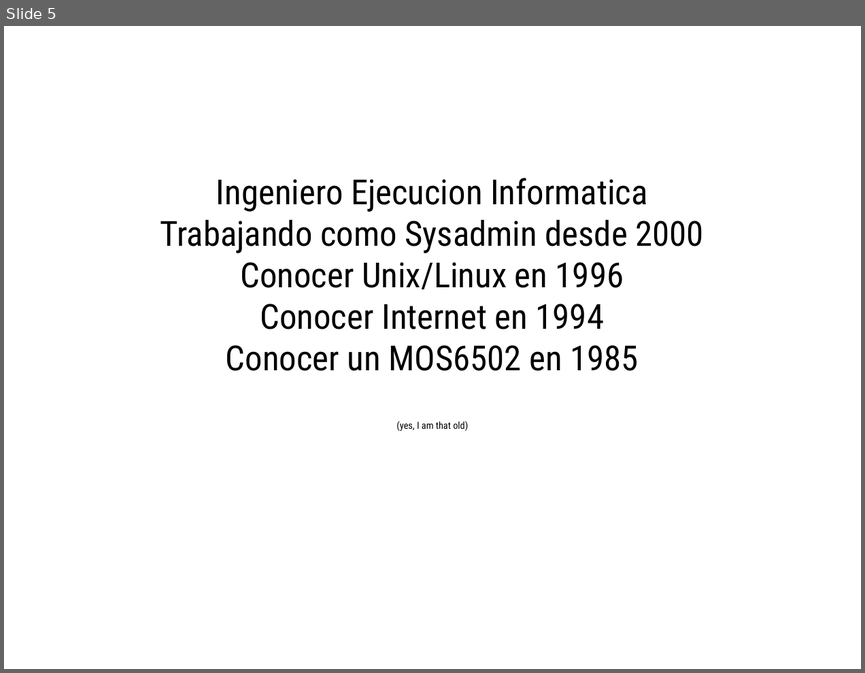
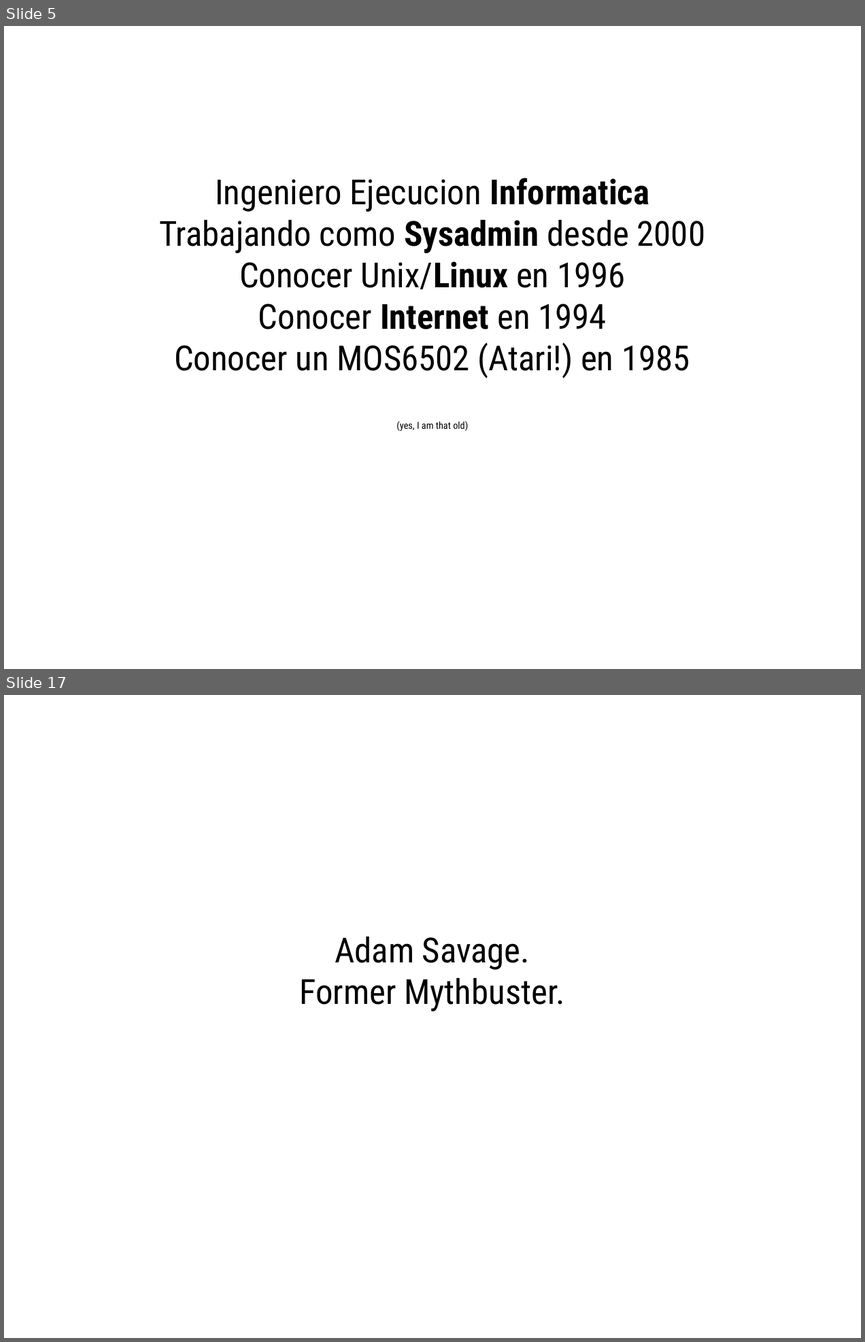
Before and after one commit to jci/charlas, a slide deck: UAT-20171116.odp. Shown one above the other, each under a label of ours: slide 5 before the commit, slides 5 and 17 after it; the slides between them are not shown. The pictures are 865x673 and 865x1342 pixels, drawn with LibreOffice and Linux fonts; fonts in the diff are those of the drawing. Boxes give left, top, right and bottom in pixels: in the first picture for what was removed or moved away, otherwise in the second. Text is boxed around its words. In the diff, an @@ line names an element or a change of style, - is before the commit and + after.

```diff
--- a/UAT-20171116.odp
+++ b/UAT-20171116.odp
@@ slide 17 added at box(4, 695, 861, 1338), background #FFFFFF @@
@@ subtitle added at box(299, 936, 564, 1011), 32 pt, text #000000 @@
+Adam Savage.
+Former Mythbuster.
@@ slide 5 changed as well @@
@@ subtitle at box(159, 178, 705, 329): bold on in "Informatica", "Sysadmin", "Unix/Linux", "Internet" @@
@@ subtitle at box(174, 342, 689, 378): text changed @@
-Conocer un MOS6502 en 1985
+Conocer un MOS6502 (Atari!) en 1985
```
Also in this commit, not shown: 26 other slides added, 5 other files.
